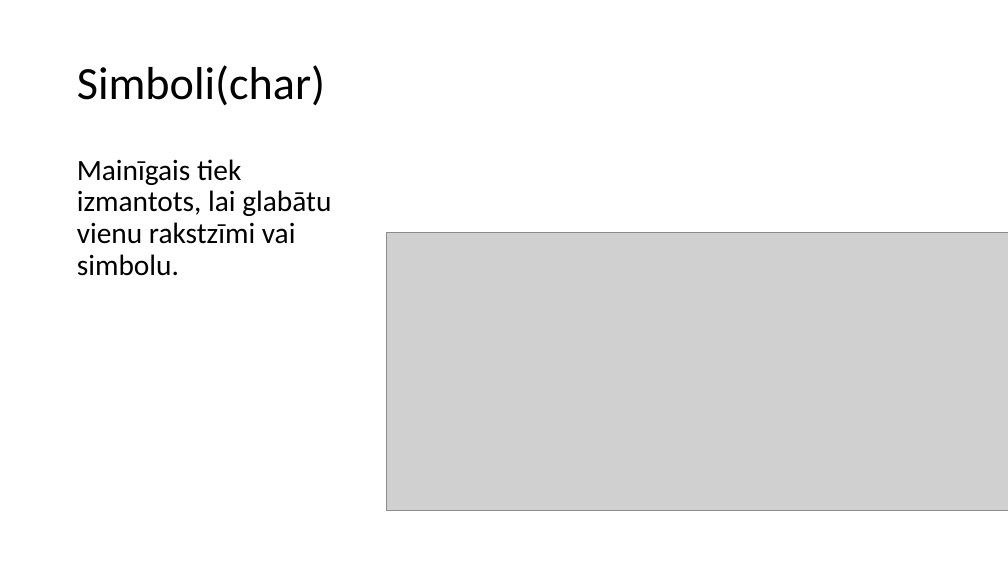
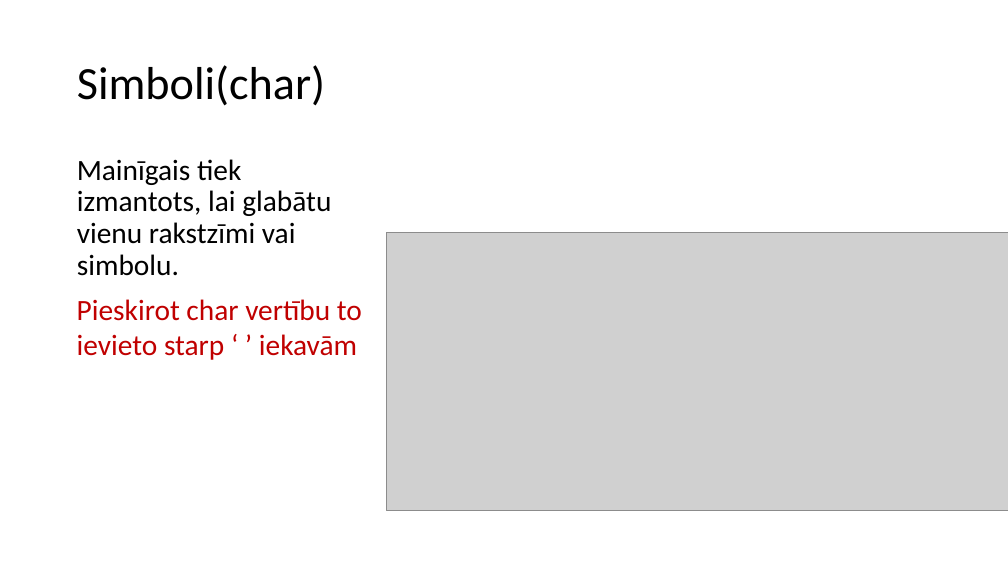
Before and after one commit to TBumerts/Eksamena_Darbs, a slide deck: slide 5 of Bumerts_InformativaisMaterials.pptx. Drawn at 1008x567 pixels with LibreOffice and Linux fonts; fonts in the diff are those of the drawing; grey boxes stand for pictures. Boxes give left, top, right and bottom in pixels: in the first picture for what was removed or moved away, otherwise in the second. Text is boxed around its words. In the diff, an @@ line names an element or a change of style, - is before the commit and + after.

Commit message:
Testa pievienota pirma parslegsanas starp jautajumiem

```diff
--- a/Bumerts_InformativaisMaterials.pptx
+++ b/Bumerts_InformativaisMaterials.pptx
@@ text added at bbox=[77, 299, 362, 360], 28 pt, text #C00000 @@
+Pieskirot char vertību to ievieto starp ‘ ’ iekavām
```
Also in this commit, not shown: 6 other slides changed, 1 other file.
